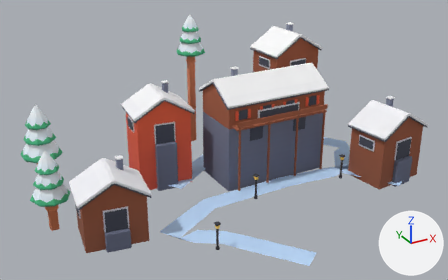
Before and after pictures for a commit that changed the glTF model public/assets/toycar/set-powder-resort.glb.
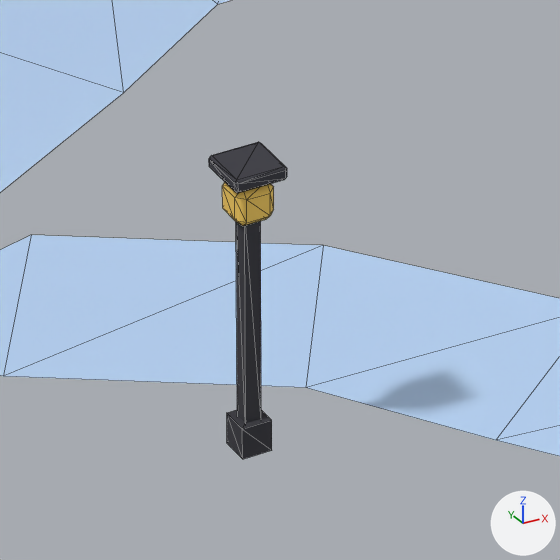
The first picture shows the older version from a 50 mm lens placed at (6.2, 5.9, 18.3), pointed at (22.8, 36.1, 3.2). The close-ups show the older and then the newer version on the part from 43% to 55% of the width and 74% to 93% of the height of that picture. Only the edits that show in the close-ups are written down. Arrows for +X, +Y and +Z are at lower right; the lights stay in place. The close-ups show mesh edges as thin lines. Where no turn or scale is listed for an object, it has been applied to the vertices. Vertices at exactly the same position are counted once.

Objects in the first close-up: 'drape_lanes'.
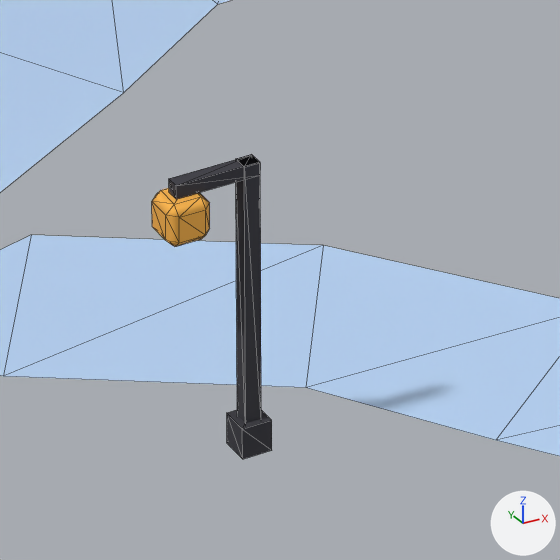
Boxes [x1, y1, x2, y2] around the edits, measured in the close-ups (560 x 560 px; the box of a moved part takes in the faces that stretch with it):
part 1 of me_drape_lanes, added
    after: [169, 155, 258, 199]
part 2 of me_drape_lanes, moved or reshaped
    before: [222, 182, 274, 226]
    after: [152, 188, 210, 247]
part 3 of me_drape_lanes, deleted
    before: [209, 142, 287, 193]
part 4 of me_drape_lanes, moved or reshaped
    before: [236, 221, 261, 423]
    after: [236, 154, 261, 423]

Edits to the bpy script that builds the scene:
```text
Change me_drape_lanes:
    used by ob_drape_lanes; location = (0.0, 0.0, 0.0)
    remove me_drape_lanes.from_pydata(...)  # 400 vertices, 608 faces; spans x 17.2..34.0, y 26.6..42.1, z 0.0..1.6
    add me_drape_lanes.from_pydata(...)  # 320 vertices, 458 faces; spans x 17.2..34.0, y 26.6..42.1, z 0.0..1.6
    me_drape_lanes part 1: a new loose piece, a box spanning x 18.797..19.243, y 30.163..30.237, z 1.526..1.6, in mat_colormap (picture img_colormap_png)
    me_drape_lanes part 2: the loose piece of 24 vertices spanning x 19.1..19.3, y 30.1..30.3, z 1.3..1.5 is moved by (-0.4, 0.0, 0.0)
    me_drape_lanes part 3: the loose piece of 24 vertices spanning x 19.1..19.3, y 30.1..30.3, z 1.5..1.6 is deleted
    me_drape_lanes part 4: 2 vertices moved from x 19.2, y 30.2, z 1.4 to x 19.2, y 30.2, z 1.6; 2 vertices removed from x 19.2, y 30.2, z 1.4; 2 vertices added at x 19.2, y 30.2, z 1.6
    other edits to the shape of me_drape_lanes do not show in these pictures
```
